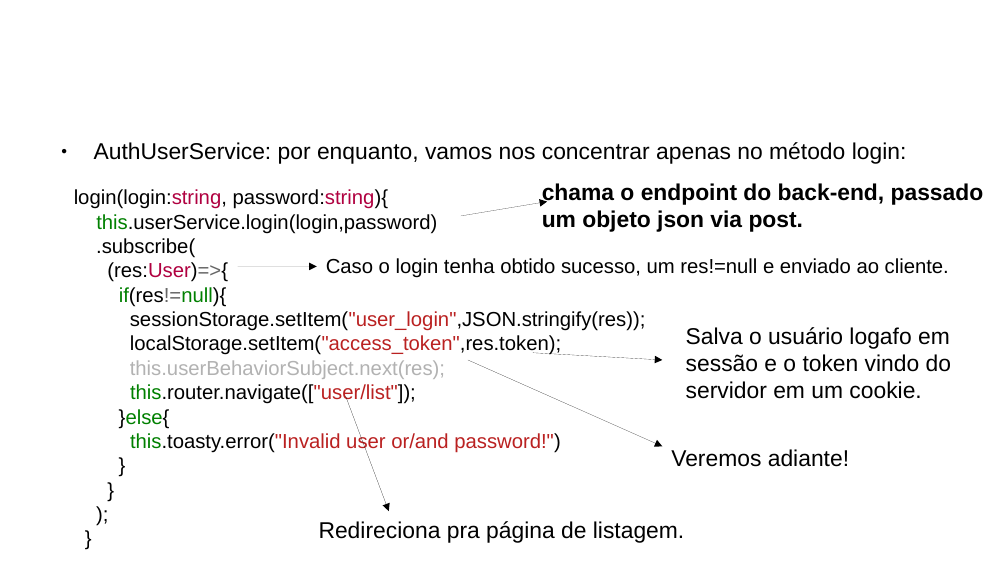
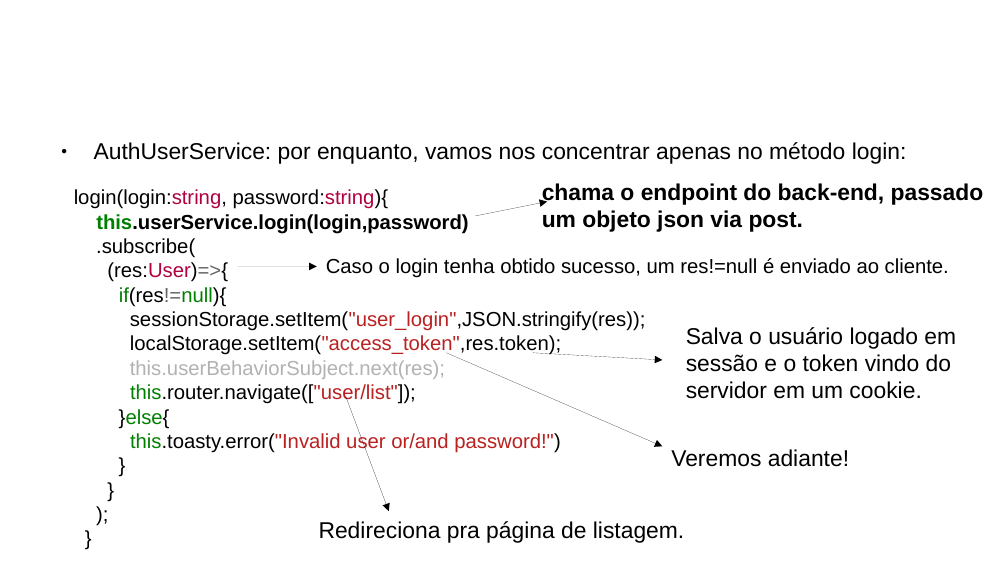
Before and after one commit to CCastro01/PIW-2019_1, a slide deck: slide 28 of SLIDES/14 - Refatoração do Projeto CRUD.odp. Drawn at 1008x567 pixels with LibreOffice and Linux fonts; fonts in the diff are those of the drawing; background and template pictures are left out. Boxes give left, top, right and bottom in pixels: in the first picture for what was removed or moved away, otherwise in the second. Text is boxed around its words. In the diff, an @@ line names an element or a change of style, - is before the commit and + after.

```diff
--- a/SLIDES/14 - Refatoração do Projeto CRUD.odp
+++ b/SLIDES/14 - Refatoração do Projeto CRUD.odp
@@ arrow moved from (461, 216) - (547, 201) to (476, 216) - (547, 201) @@
@@ text at (96,214,468,234): bold on in "this.userService.login(login,password)" @@
@@ text at (326,258,949,278): text changed @@
-Caso o login tenha obtido sucesso, um res!=null e enviado ao cliente.
+Caso o login tenha obtido sucesso, um res!=null é enviado ao cliente.
@@ text at (686,327,956,349): text changed @@
-Salva o usuário logafo em
+Salva o usuário logado em
@@ arrow moved from (468, 360) - (662, 446) to (446, 353) - (662, 446) @@
```
Also in this commit, not shown: 23 other slides changed, 1 slide added, 27 other files.
